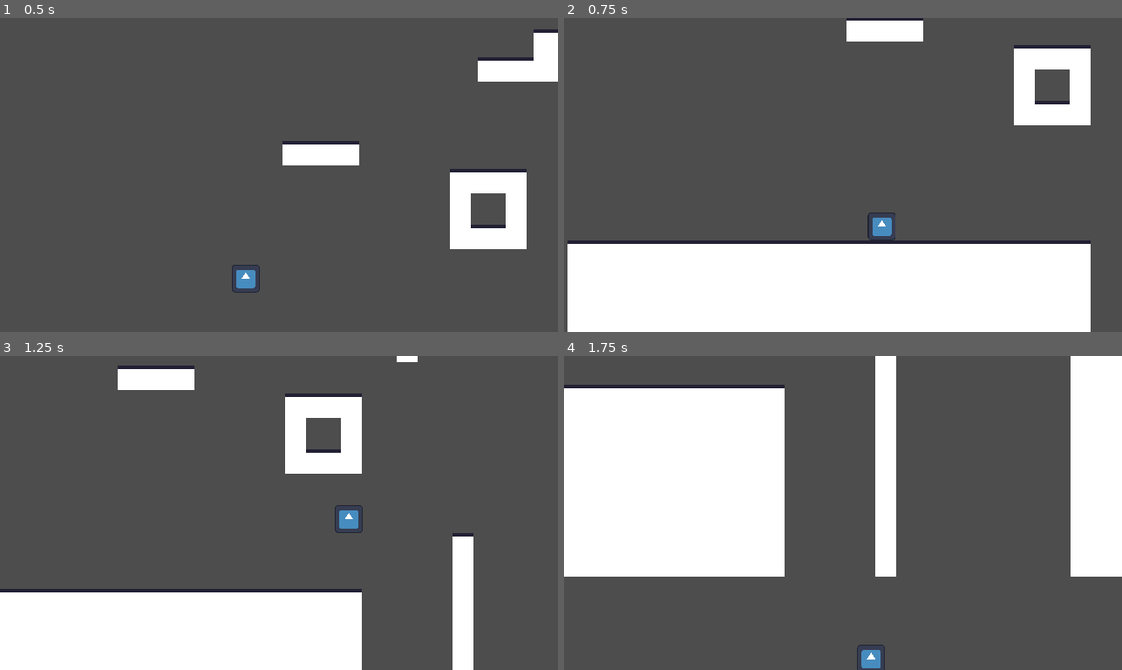
Above: before the commit, frames 1-4 (two rows, left to right).
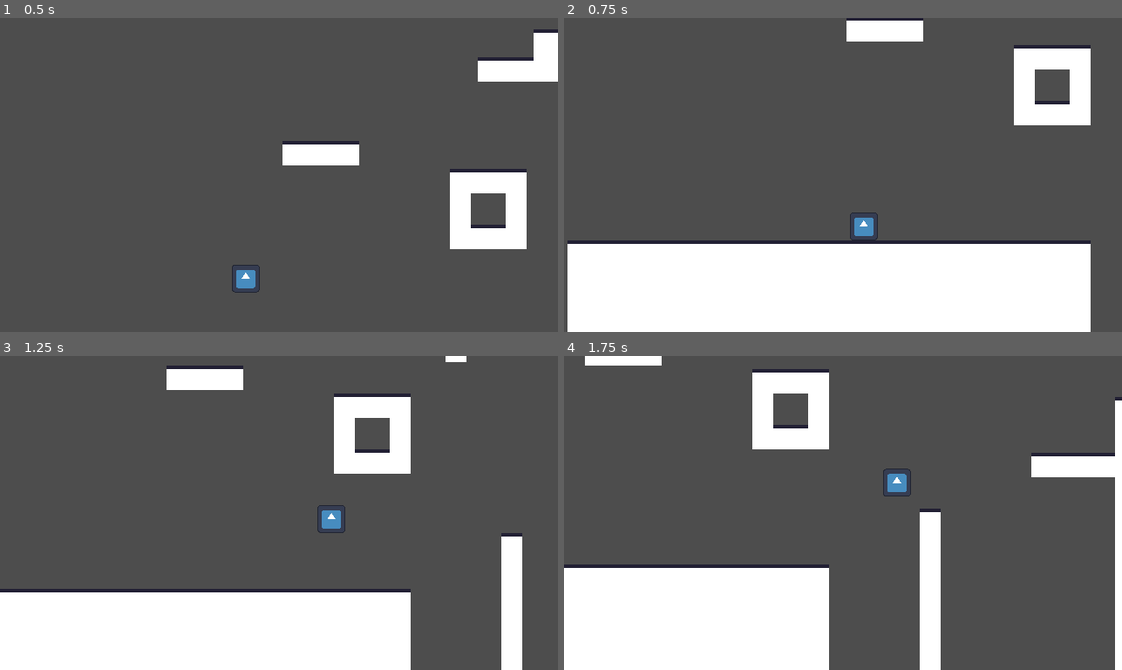
Above: after the commit, the same moments.

Repository: dyriusdev/cade_minha_folhica
Game: Godot game, scene res://src/scenes/test.tscn
Two runs of this game, one before a commit and one after it. Both use one fixed random seed, a clock stepped at 60 frames per second and the inputs below. This scene is started directly instead of the project's main scene. The engine's default icon, where the game draws it, is replaced by a stand-in: a white triangle on a blue panel in a dark square.
Inputs:
- Up to frame 1 (0.5 s): no input
- Up to frame 2 (0.75 s): hold D (walk_right) from 0.53 s (still down)
- Up to frame 3 (1.25 s): keep holding D (walk_right); tap Space (act_jump) at 0.77 s
- Up to frame 4 (1.75 s): keep holding D (walk_right); tap Space (act_jump) at 1.52 s

Frame 1 is identical in both runs. In frame 2, 0.4% of the frame differs, in the area x 51-60%, y 61-71%; in frame 3, 11%; in frame 4, 50%, in the area x 0-100%, y 0-100%.

Commit message:
Correção de colisões

Diff:
--- a/src/classes/Entity.gd
+++ b/src/classes/Entity.gd
@@ -14,7 +14,7 @@
 @export var gravity_influence : bool = true
 @export var acceleration : float = 0.5
 @export var friction : float = 0.25
-@export var move_speed : int = 15
+@export var move_speed : int = 13
 @export var jump_speed : int = 300
 
 @export_subgroup("Animation")
--- a/src/scenes/test.tscn
+++ b/src/scenes/test.tscn
@@ -31,17 +31,20 @@
 3:0/0 = 0
 3:0/0/terrain_set = 0
 3:0/0/terrain = 0
+3:0/0/physics_layer_0/polygon_0/points = PackedVector2Array(-8, -8, 8, -8, 8, 8, -8, 8)
 3:0/0/terrains_peering_bit/right_side = 0
 3:0/0/terrains_peering_bit/bottom_side = 0
 4:0/0 = 0
 4:0/0/terrain_set = 0
 4:0/0/terrain = 0
+4:0/0/physics_layer_0/polygon_0/points = PackedVector2Array(-8, -8, 8, -8, 8, 8, -8, 8)
 4:0/0/terrains_peering_bit/right_side = 0
 4:0/0/terrains_peering_bit/bottom_side = 0
 4:0/0/terrains_peering_bit/left_side = 0
 5:0/0 = 0
 5:0/0/terrain_set = 0
 5:0/0/terrain = 0
+5:0/0/physics_layer_0/polygon_0/points = PackedVector2Array(-8, -8, 8, -8, 8, 8, -8, 8)
 5:0/0/terrains_peering_bit/bottom_side = 0
 5:0/0/terrains_peering_bit/left_side = 0
 6:0/0 = 0
@@ -226,6 +229,7 @@
 3:3/0 = 0
 3:3/0/terrain_set = 0
 3:3/0/terrain = 0
+3:3/0/physics_layer_0/polygon_0/points = PackedVector2Array(-8, -8, 8, -8, 8, 8, -8, 8)
 3:3/0/terrains_peering_bit/right_side = 0
 3:3/0/terrains_peering_bit/bottom_side = 0
 3:3/0/terrains_peering_bit/bottom_left_corner = 0
@@ -233,6 +237,7 @@
 4:3/0 = 0
 4:3/0/terrain_set = 0
 4:3/0/terrain = 0
+4:3/0/physics_layer_0/polygon_0/points = PackedVector2Array(-8, -8, 8, -8, 8, 8, -8, 8)
 4:3/0/terrains_peering_bit/right_side = 0
 4:3/0/terrains_peering_bit/bottom_right_corner = 0
 4:3/0/terrains_peering_bit/bottom_side = 0
@@ -246,7 +251,6 @@
 5:3/0/terrains_peering_bit/top_side = 0
 7:3/0 = 0
 7:3/0/terrain_set = 0
-7:3/0/physics_layer_0/polygon_0/points = PackedVector2Array(-8, -8, 8, -8, 8, 8, -8, 8)
 8:3/0 = 0
 8:3/0/terrain_set = 0
 8:3/0/terrain = 0
@@ -353,6 +357,7 @@
 8:4/0 = 0
 8:4/0/terrain_set = 0
 8:4/0/terrain = 0
+8:4/0/physics_layer_0/polygon_0/points = PackedVector2Array(-8, -8, 8, -8, 8, 8, -8, 8)
 
 [sub_resource type="TileSet" id="TileSet_m0nw6"]
 physics_layer_0/collision_layer = 1
